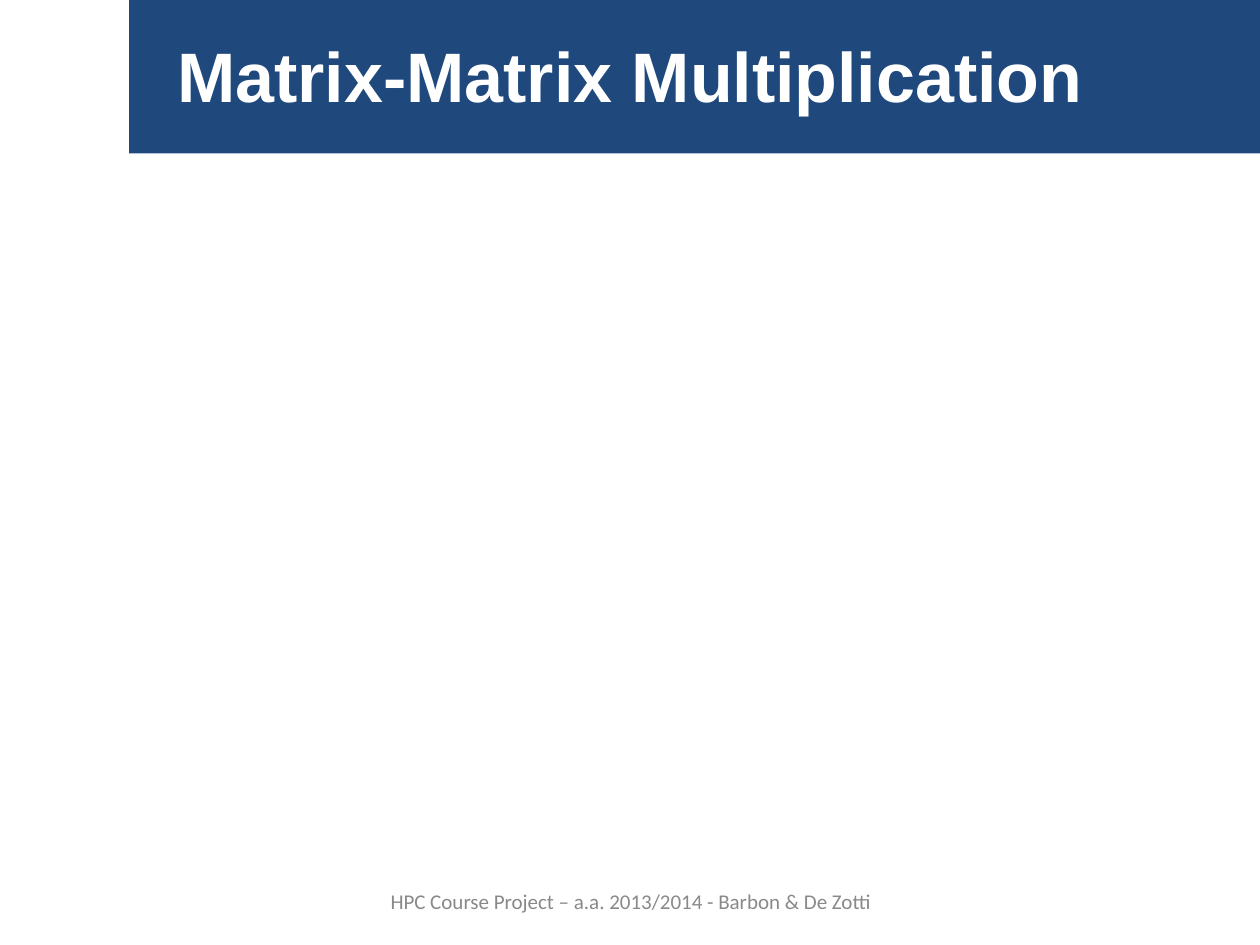
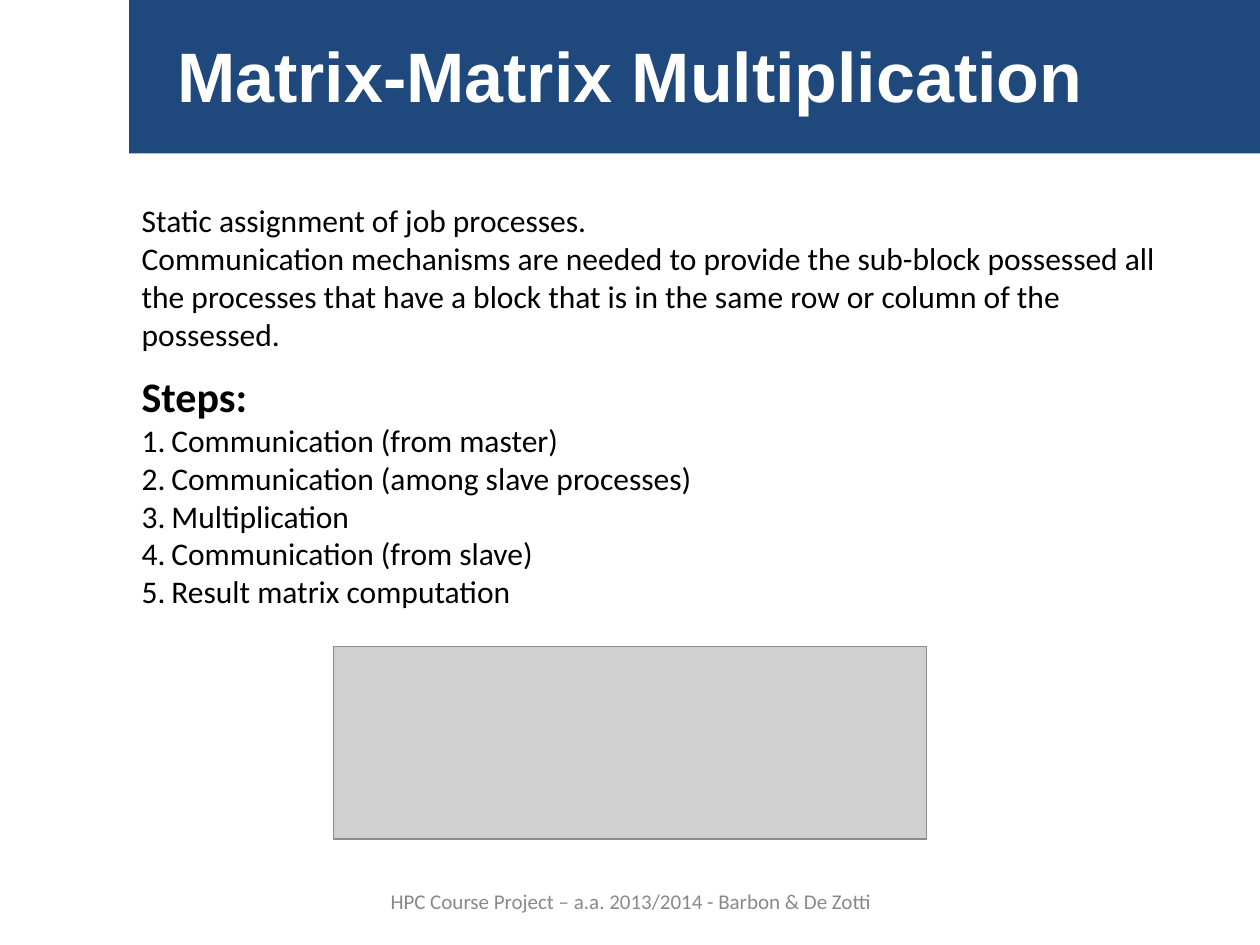
Before and after one commit to gbarbon/gbarbon_projects, a slide deck: slide 7 of hpc_clean/hpc_report/hpc_presentation_0.1.ppt. Drawn at 1260x945 pixels with LibreOffice and Linux fonts; fonts in the diff are those of the drawing; grey boxes stand for pictures. Boxes give left, top, right and bottom in pixels: in the first picture for what was removed or moved away, otherwise in the second. Text is boxed around its words. In the diff, an @@ line names an element or a change of style, - is before the commit and + after.

```diff
--- a/hpc_clean/hpc_report/hpc_presentation_0.1.ppt
+++ b/hpc_clean/hpc_report/hpc_presentation_0.1.ppt
@@ text added at [142, 210, 1155, 351], 18 pt, text #000000 @@
+Static assignment of job processes.
+Communication mechanisms are needed to provide the sub-block possessed all the processes that have a block that is in the same row or column of the possessed.
@@ text added at [142, 384, 691, 608], 18 pt, text #000000 @@
+Steps:
+1. Communication (from master)
+2. Communication (among slave processes)
+3. Multiplication
+4. Communication (from slave)
+5. Result matrix computation
@@ picture added at [333, 646, 926, 839] @@
```
Also in this commit, not shown: 4 other slides changed.
